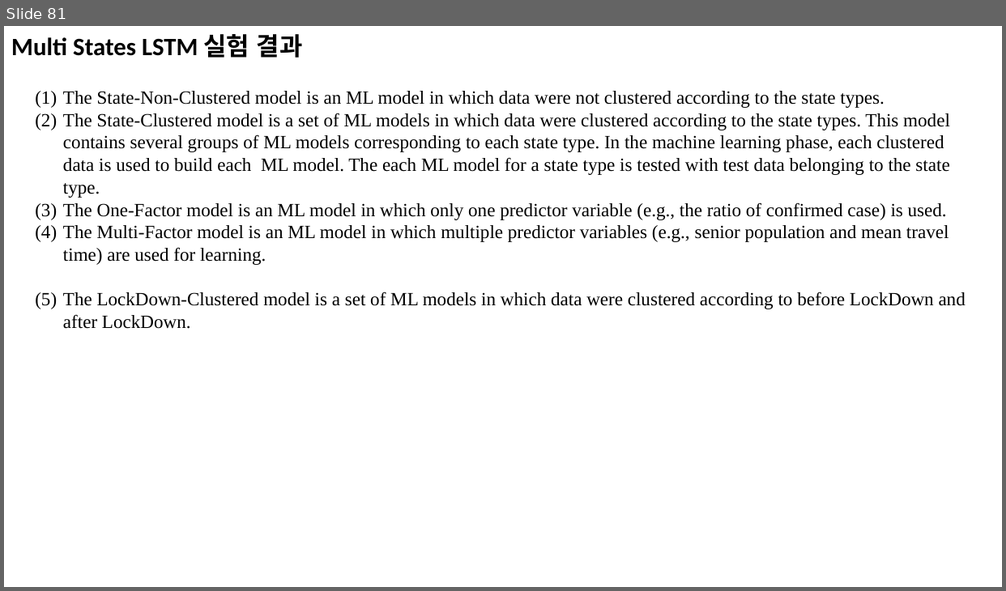
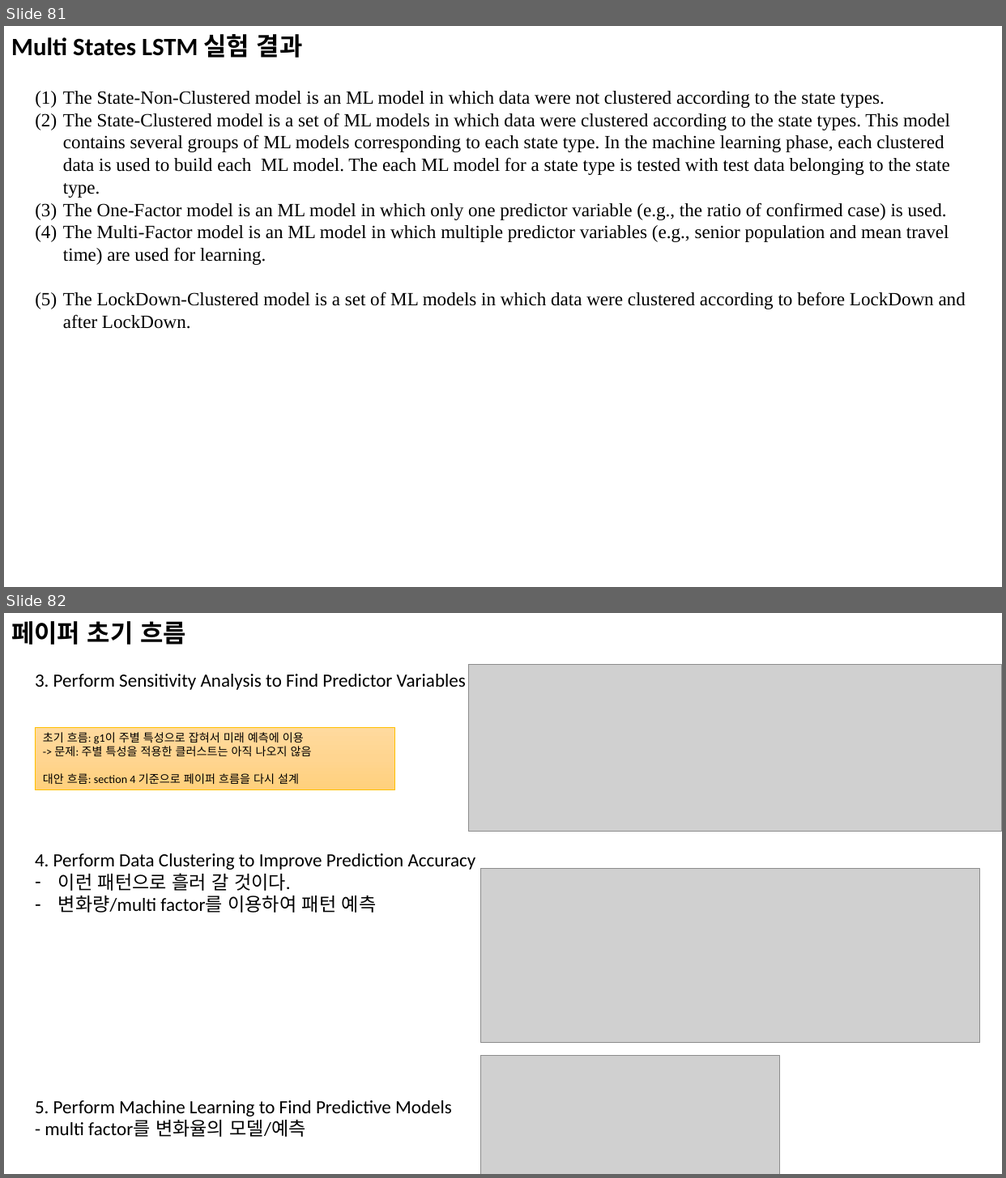
Before and after one commit to pcyoung75/GlobalForecasting, a slide deck: doc/Paper Images.pptx. Shown one above the other, each under a label of ours: slide 81 before the commit, slides 81 and 82 after it. The pictures are 1006x591 and 1006x1178 pixels, drawn with LibreOffice and Linux fonts; fonts in the diff are those of the drawing; grey boxes stand for pictures. Boxes give left, top, right and bottom in pixels: in the first picture for what was removed or moved away, otherwise in the second. Text is boxed around its words. In the diff, an @@ line names an element or a change of style, - is before the commit and + after.

```diff
--- a/doc/Paper Images.pptx
+++ b/doc/Paper Images.pptx
@@ slide 82 added at box(4, 613, 1002, 1174), background #FFFFFF @@
@@ title added at box(11, 621, 186, 645), 24 pt, text #000000, bold @@
+페이퍼 초기 흐름
@@ text added at box(35, 674, 476, 1137), 18 pt, text #000000 @@
+3. Perform Sensitivity Analysis to Find Predictor Variables
+4. Perform Data Clustering to Improve Prediction Accuracy
+– 이런 패턴으로 흘러 갈 것이다.
+– 변화량/multi factor를 이용하여 패턴 예측
+5. Perform Machine Learning to Find Predictive Models
+- multi factor를 변화율의 모델/예측
@@ picture added at box(469, 665, 1002, 832) @@
@@ rectangle added at box(36, 727, 394, 790), fill gradient #FFDB9E to #FFD590 to #FFD07C, outline #FFC000 0.5 pt, 11 pt, text #000000 @@
+초기 흐름: g1이 주별 특성으로 잡혀서 미래 예측에 이용
+-> 문제: 주별 특성을 적용한 클러스트는 아직 나오지 않음
+대안 흐름: section 4 기준으로 페이퍼 흐름을 다시 설계
@@ picture added at box(481, 869, 980, 1043) @@
@@ picture added at box(481, 1056, 780, 1174) @@
```
Also in this commit, not shown: 1 other slide added, 2 other files.
